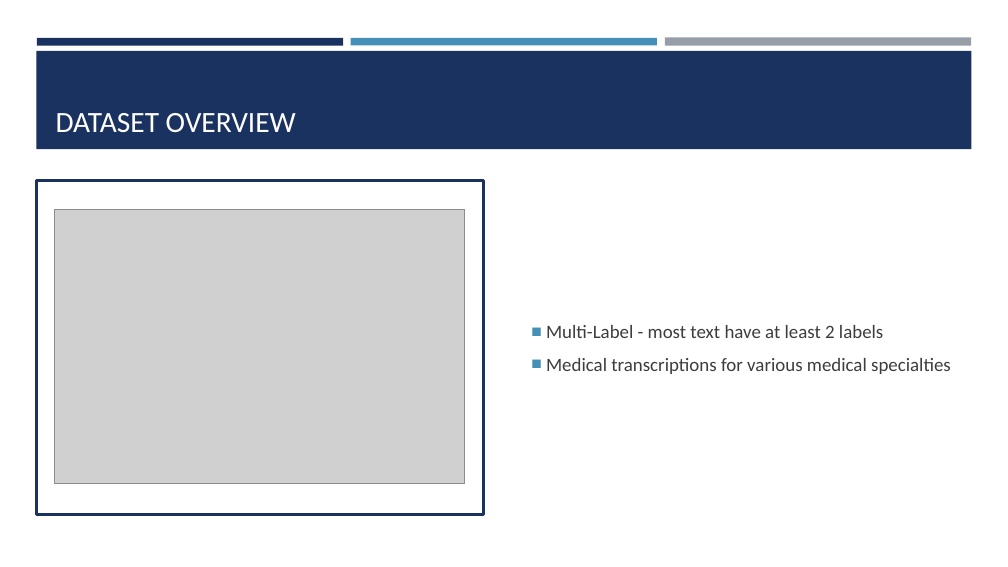
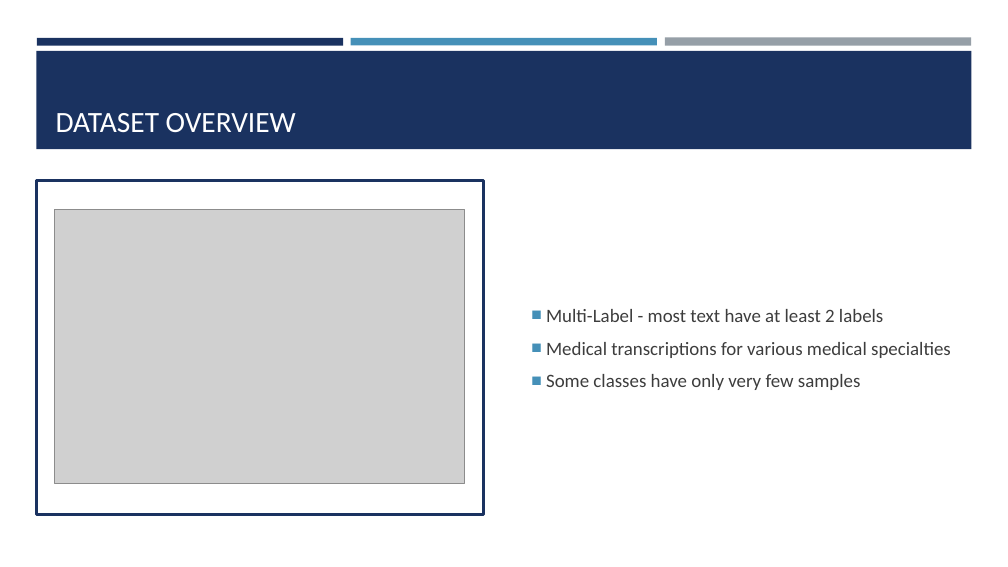
Before and after one commit to josefweibel/nlp-medical-project, a slide deck: slide 4 of presentations/Final Presentation.pptx. Drawn at 1008x567 pixels with LibreOffice and Linux fonts; fonts in the diff are those of the drawing; grey boxes stand for pictures. Boxes give left, top, right and bottom in pixels: in the first picture for what was removed or moved away, otherwise in the second. Text is boxed around its words. In the diff, an @@ line names an element or a change of style, - is before the commit and + after.

```diff
--- a/presentations/Final Presentation.pptx
+++ b/presentations/Final Presentation.pptx
@@ text at (x1=546, y1=374, x2=861, y2=390): paragraph added @@
+■ Some classes have only very few samples
```
Also in this commit, not shown: 5 other slides changed, 5 slides added, 1 slide removed.
